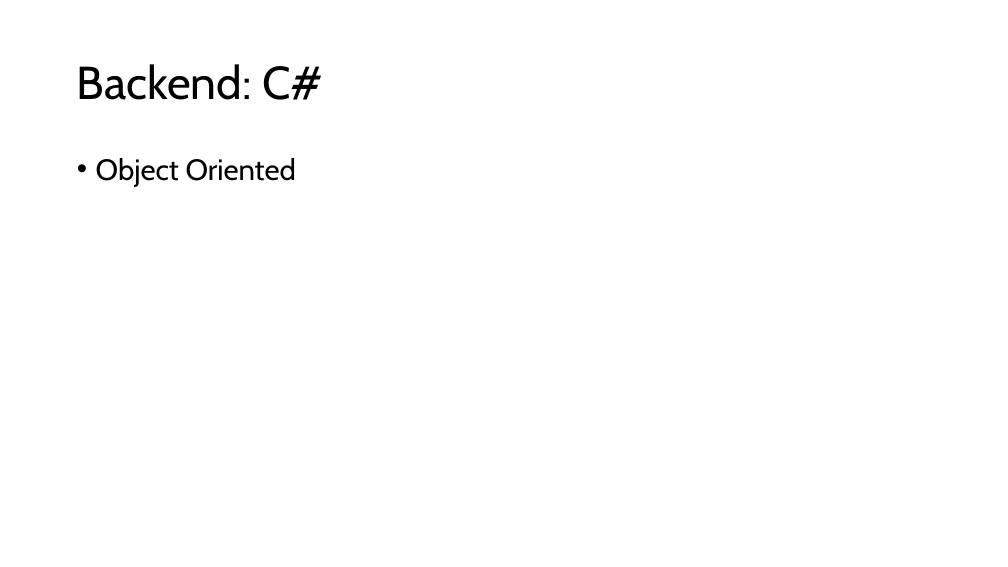
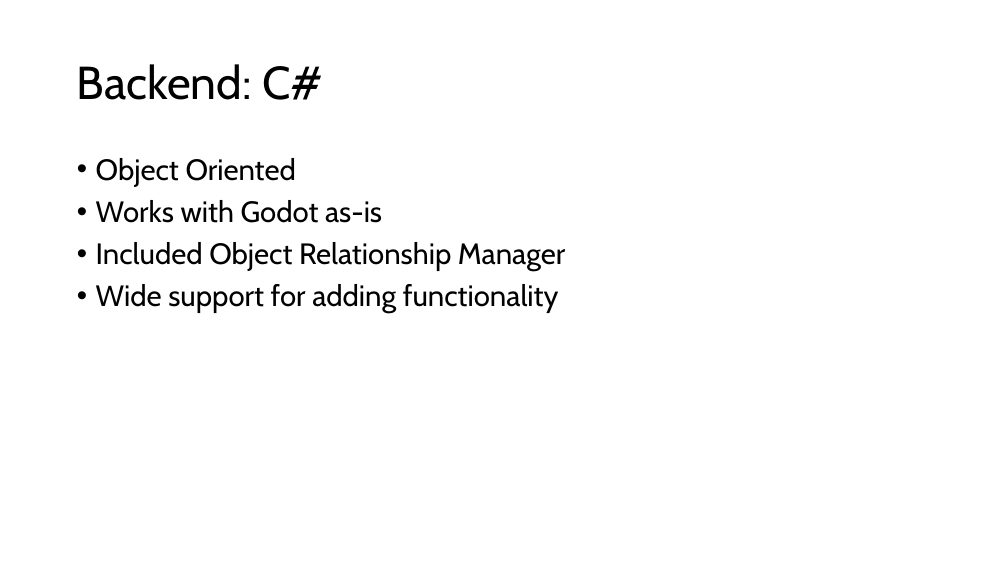
Before and after one commit to Team-Gala-JP/Team-Gala-JP, a slide deck: slide 3 of Team Gala Tech Stack.pptx. Drawn at 1008x567 pixels with LibreOffice and Linux fonts; fonts in the diff are those of the drawing. Boxes give left, top, right and bottom in pixels: in the first picture for what was removed or moved away, otherwise in the second. Text is boxed around its words. In the diff, an @@ line names an element or a change of style, - is before the commit and + after.

Commit message:
Additional body text in Backend section

```diff
--- a/Team Gala Tech Stack.pptx
+++ b/Team Gala Tech Stack.pptx
@@ text at (x1=96, y1=200, x2=565, y2=314): paragraphs added @@
+• Works with Godot as-is
+• Included Object Relationship Manager
+• Wide support for adding functionality
```
Also in this commit, not shown: 2 other slides changed.
